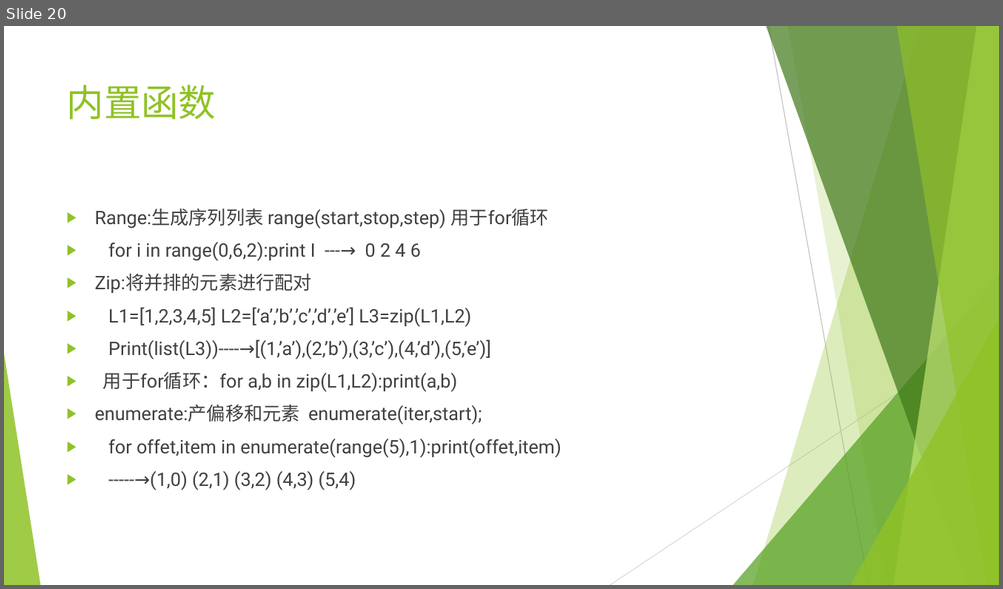
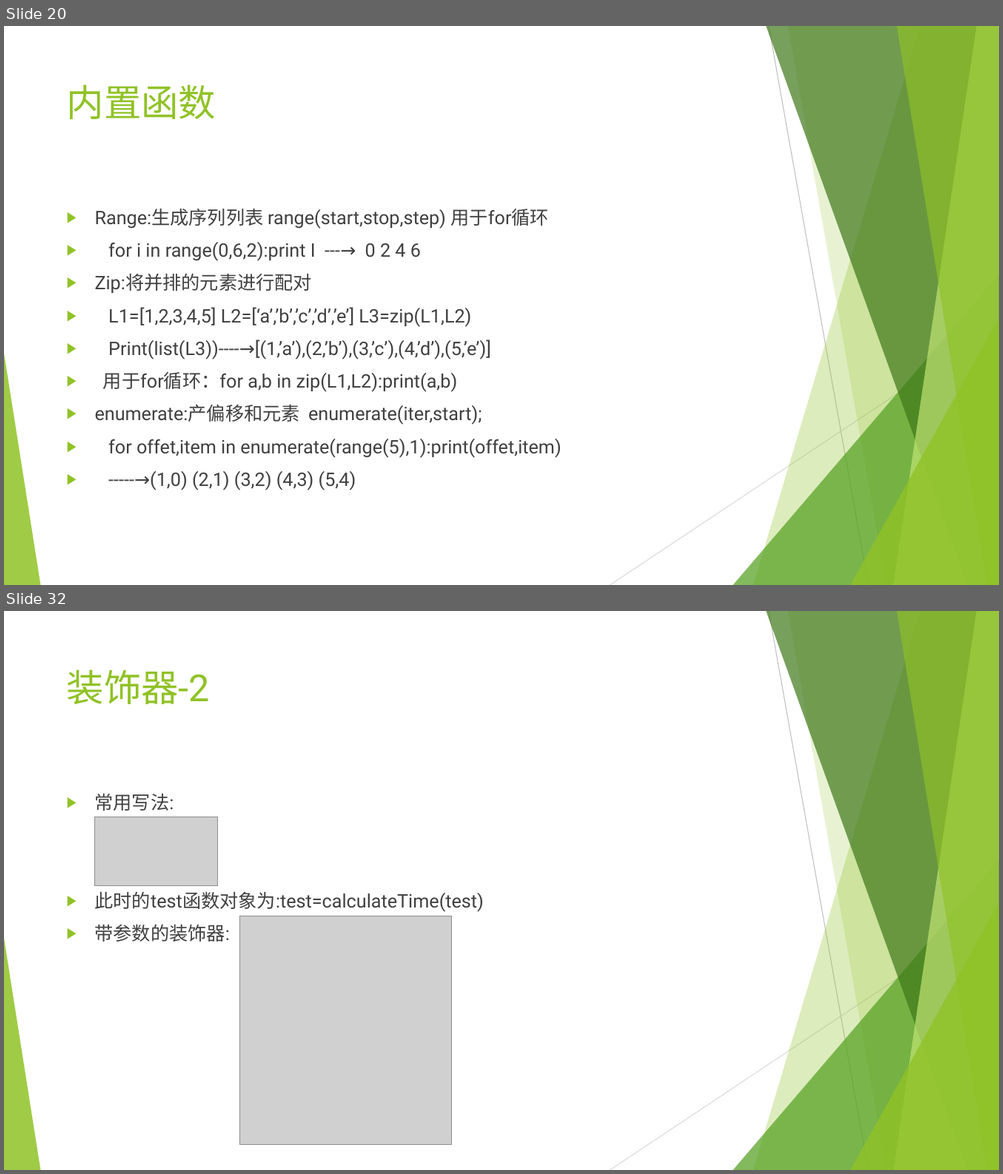
Before and after one commit to mrzhangs1015916/LearnPython, a slide deck: python.pptx. Shown one above the other, each under a label of ours: slide 20 before the commit, slides 20 and 32 after it; the slides between them are not shown. The pictures are 1003x589 and 1003x1174 pixels, drawn with LibreOffice and Linux fonts; fonts in the diff are those of the drawing; grey boxes stand for pictures. Boxes give left, top, right and bottom in pixels: in the first picture for what was removed or moved away, otherwise in the second. Text is boxed around its words. In the diff, an @@ line names an element or a change of style, - is before the commit and + after.

```diff
--- a/python.pptx
+++ b/python.pptx
@@ slide 32 added at (x1=4, y1=611, x2=999, y2=1170), background #FFFFFF; not listed: 10 template elements that a slide beside it also shows @@
@@ title added at (x1=67, y1=669, x2=210, y2=704), 36 pt, text #90C226 @@
+装饰器-2
@@ text added at (x1=95, y1=794, x2=484, y2=942), 18 pt, text #404040 @@
+▶ 常用写法:
+▶ 此时的test函数对象为:test=calculateTime(test)
+▶ 带参数的装饰器:
@@ picture added at (x1=95, y1=817, x2=218, y2=886) @@
@@ picture added at (x1=240, y1=916, x2=451, y2=1145) @@
```
Also in this commit, not shown: 12 other slides added, 1 other file.
